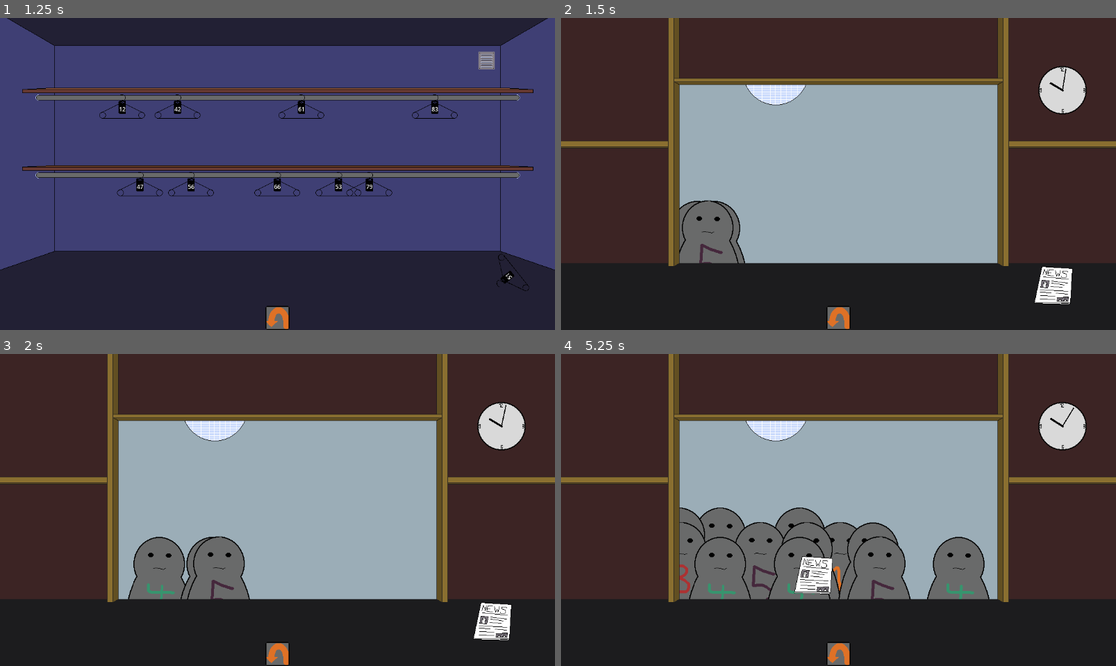
Above: before the commit, frames 1-4 (two rows, left to right).
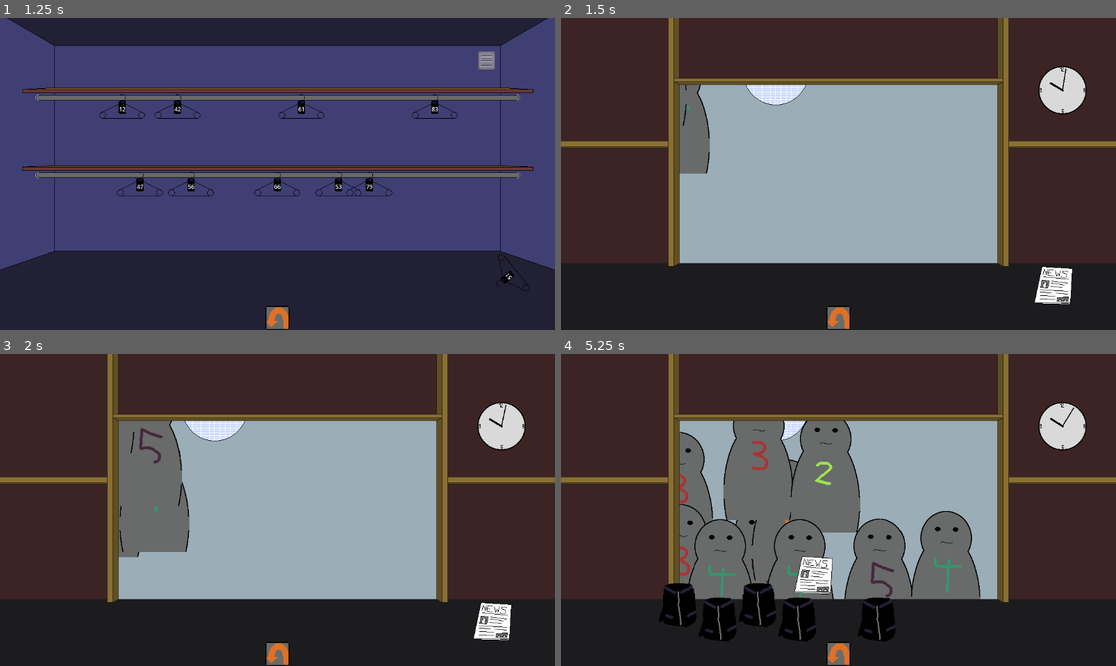
Above: after the commit, the same moments.

Repository: Reicher/cloakroom
Game: Godot game, scene res://scenes/game.tscn
Two runs of this game, one before a commit and one after it. Both use one fixed random seed, a clock stepped at 60 frames per second and the inputs below.
Inputs (mouse positions are in pixels of both pictures, inside the frame that each line leads up to):
- Up to frame 1 (1.25 s): click (277, 317) at 0.5 s
- Up to frame 2 (1.5 s): click (838, 317) at 1.25 s
- Up to frame 3 (2 s): no input
- Up to frame 4 (5.25 s): click (838, 653) at 2 s; tap Enter at 2.75 s; move the mouse to (683, 444) at 2.77 s; click (683, 444) at 2.92 s; move the mouse to (1049, 619) at 3.52 s; click (1049, 619) at 3.67 s; click (1049, 619) at 4.42 s; move the mouse to (810, 572) at 5.02 s; click (810, 572) at 5.17 s

Frame 1 is identical in both runs. In frame 2, 3.5% of the frame differs, in the area x 21-34%, y 21-79%; in frame 3, 8.1%; in frame 4, 16%, in the area x 17-78%, y 21-92%.

Commit message:
got stuff to work again

Diff:
--- a/scenes/counterView.tscn
+++ b/scenes/counterView.tscn
@@ -56,7 +56,7 @@
 position = Vector2(575.5, 68.5)
 shape = SubResource("RectangleShape2D_g8ypt")
 
-[node name="Newspaper" parent="." instance=ExtResource("4_yor8v")]
+[node name="Newspaper" parent="Booth" instance=ExtResource("4_yor8v")]
 position = Vector2(1016, 550)
 
 [connection signal="item_added" from="Booth/Surface" to="." method="_on_surface_item_added"]
--- a/scripts/counterView.gd
+++ b/scripts/counterView.gd
@@ -4,3 +4,10 @@
 
 func _ready() -> void:
 	pass
+
+func handle_guest(guest: Node2D):
+	guest.dropItem.connect(_on_item_dropped)
+	queue.handle_guest(guest)
+
+func _on_item_dropped(item: Node2D):
+	item.move_to_parent(self)
--- a/scripts/game.gd
+++ b/scripts/game.gd
@@ -8,8 +8,8 @@
 var guestScene = preload("res://scenes/guest.tscn")
 
 # Club Night Settings
-var total_guests = 16  # Total number of guests
-var night_duration = 10  # Duration of the night in seconds
+var total_guests = 10  # Total number of guests
+var night_duration = 5  # Duration of the night in seconds
 var elapsed_time = 0
 
 # Guest Management
@@ -32,9 +32,8 @@
 	# Creat a new guest and have them go to the counter
 	if not arrival_times.is_empty() and elapsed_time >= arrival_times.front():
 		arrival_times.pop_front()
-		var guest_insance = guestScene.instantiate()
-		# Set tons of things
-		counter_view.queue.handle_guest(guest_insance)
+		var guest = guestScene.instantiate()
+		counter_view.handle_guest(guest)
 
 func _on_pick(item: Node2D):
 	item.position = Vector2.ZERO
--- a/scripts/guest.gd
+++ b/scripts/guest.gd
@@ -1,6 +1,7 @@
 extends Sprite2D
 
 signal served(guest: Node2D)
+signal dropItem(item: Node2D)
 
 # State management
 enum State {
@@ -18,6 +19,7 @@
 
 
 func _ready():
+	global_position = Vector2.ZERO
 	var people_texture = load("res://assets/image/people.png")
 	const people_in_texture = 5
 
@@ -28,23 +30,17 @@
 	texture = new_texture
 	offset.y -= 50
 
-	# Add a random belonging
-	var b_str = ["black_jacket.tscn"].pick_random()
-	var b_scene = load("res://scenes/pickableItems/" + b_str)
-	belonging = b_scene.instantiate()
-	belonging.visible = false
-
 	# Add some money
 	var money_scene = load("res://scenes/pickableItems/money.tscn")
 	money = money_scene.instantiate()
 	money.visible = false
+
 
 func set_state(new_state: State):
 	state = new_state
 
 func goTo(targetPos: Vector2):
 	set_state(State.FINDING_SPOT)
-	global_position = Vector2(0, targetPos.y)
 	move_to(targetPos, self._on_found_spot, 150 + (randi() % 150))
 
 func move_to(target_pos: Vector2, on_complete: Callable, speed: int = 100):
@@ -54,8 +50,17 @@
 	tween.finished.connect(on_complete)
 
 func _on_found_spot():
-	_drop_thing(belonging) # Could be other shit in future
+	# Add a random belonging
+	var b_str = ["black_jacket.tscn"].pick_random()
+	var b_scene = load("res://scenes/pickableItems/" + b_str)
+
+	belonging = b_scene.instantiate()
+	self.add_child(belonging)
+	belonging.position = position + Vector2(0, 30)
+
 	belonging.picked.connect(_on_belonging_picked)
+	dropItem.emit(belonging)
+
 	state = State.WAITING_FOR_PICKUP
 
 func _on_belonging_picked():
--- a/scripts/hand.gd
+++ b/scripts/hand.gd
@@ -29,21 +29,25 @@
 func _input(event):
 	if event is InputEventMouseButton and event.button_index == MOUSE_BUTTON_RIGHT \
 		and event.pressed and held_belonging:
+		if _drop_item(held_belonging):
+			held_belonging.carried = false
+			held_belonging = null
 
-		var affected_surfaces = []
-		for surface in surfaces:
-			if surface.is_visible_in_tree() and surface is Area2D \
-			and surface.overlaps_area(held_belonging.area):
-				affected_surfaces.append(surface)
+func _drop_item(item: Node2D):
+	var affected_surfaces = []
+	for surface in surfaces:
+		if surface.is_visible_in_tree() and surface is Area2D \
+		and surface.overlaps_area(item.area):
+			affected_surfaces.append(surface)
 
-		if len(affected_surfaces) == 0:
-			return
+	if len(affected_surfaces) == 0:
+		return false
 
-		for surface in affected_surfaces:
-			surface.item_dropped(held_belonging)
+	for surface in affected_surfaces:
+		surface.item_dropped(item)
+		print(surface.name + " got an " + item.name + " on it")
 
-		held_belonging.carried = false
-		held_belonging = null
+	return true
 
 # Update held item's position to follow the mouse
 func _process(delta):
--- a/scripts/pickable_item.gd
+++ b/scripts/pickable_item.gd
@@ -14,7 +14,8 @@
 	new_parent.add_child(self)
 
 	# Set the item's position relative to the new parent
-	self.position = new_parent.to_local(global_position)
+	#self.position = new_parent.to_local(global_position)
+	self.global_position = global_position
 
 
 func _on_area_2d_input_event(viewport: Node, event: InputEvent, shape_idx: int) -> void:
--- a/scripts/queue.gd
+++ b/scripts/queue.gd
@@ -12,7 +12,7 @@
 	# Calculate dimensions
 	var extents = window_shape.shape.extents
 	var box_width = (extents.x * 2) / maxCustomers
-	var start = window_shape.position + Vector2(0, extents.y * 2)
+	var start = window_shape.position + Vector2(0, extents.y * 1.8)
 
 	# Create spots dynamically for each row in the order array
 	for row_index in range(order.size()):
@@ -35,7 +35,6 @@
 	parent.add_child(spot)
 
 func handle_guest(guest: Node2D) -> void:
-
 	for parent in order:
 		for child in parent.get_children():
 			#print(child.name)
@@ -48,10 +47,3 @@
 
 	print("No available spot for guest, goes into rest")
 	rest.add_child(guest)
-
-func _assign_guest_to_slot(guest: Node2D, slot: Dictionary):
-	#slot[SlotKeys.GUEST] = guest
-	$Counter.add_child(guest)
-	#pickables.add_child(guest.belonging)
-	#pickables.add_child(guest.money)
-	#guest.goTo(slot[SlotKeys.POSITION])
--- a/scripts/surface.gd
+++ b/scripts/surface.gd
@@ -10,4 +10,5 @@
 func item_dropped(item: Node2D):
 	item_added.emit(item)
 	if can_hold_items:
+		print_debug("Moving " + item.name + " to " + self.name)
 		item.move_to_parent(self)
